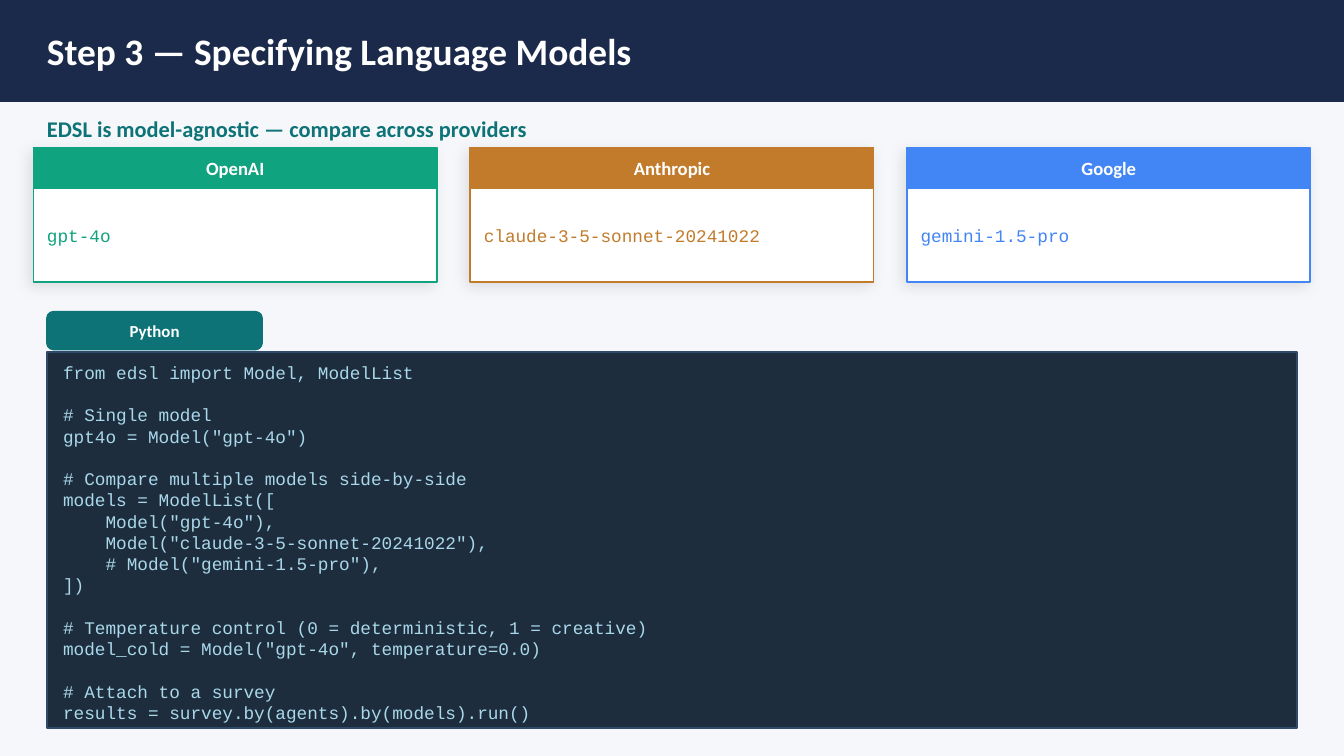
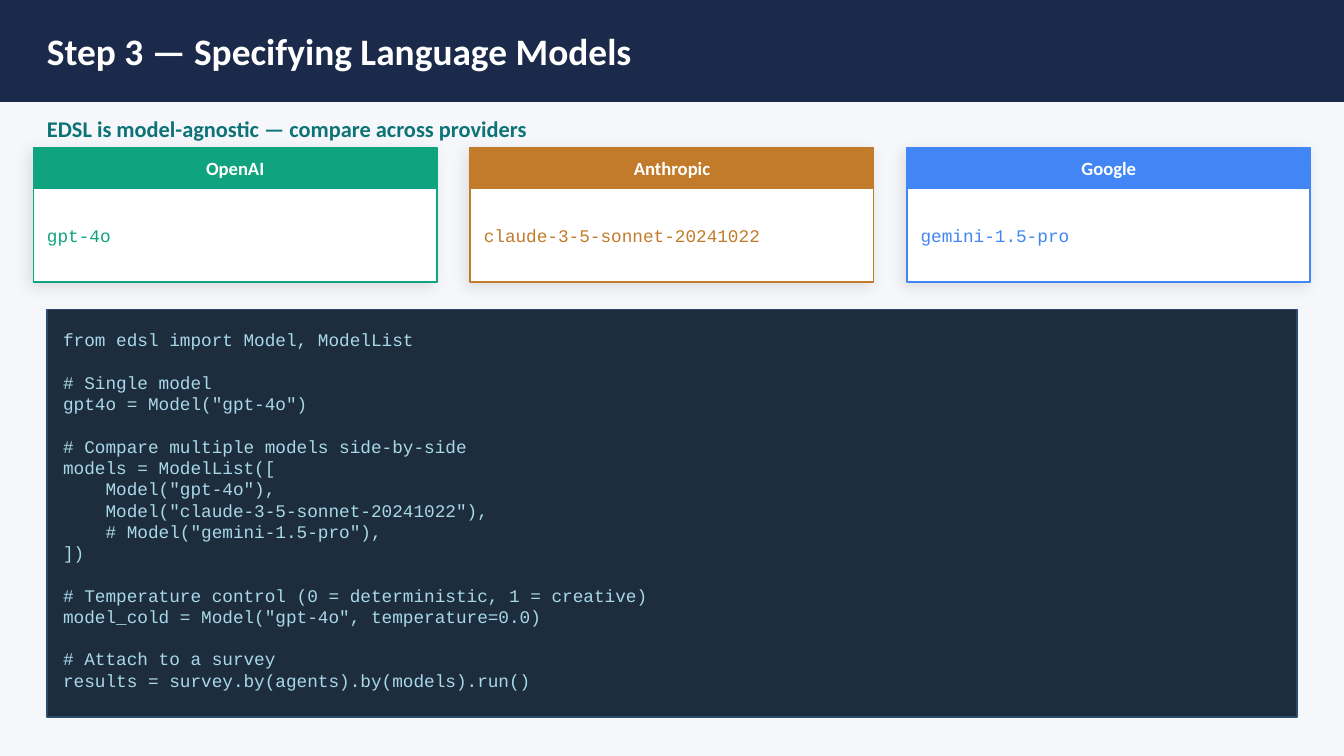
Before and after one commit to VeraMao/MACS30755_Digital-Experiments_EDSL_Workshop, a slide deck: slide 7 of edsl_workshop_slides.pptx. Drawn at 1344x756 pixels with LibreOffice and Linux fonts; fonts in the diff are those of the drawing. Boxes give left, top, right and bottom in pixels: in the first picture for what was removed or moved away, otherwise in the second. Text is boxed around its words. In the diff, an @@ line names an element or a change of style, - is before the commit and + after.

```diff
--- a/edsl_workshop_slides.pptx
+++ b/edsl_workshop_slides.pptx
@@ rectangle: place and size @@
-rectangle at (47,352,1297,728)
+rectangle at (47,309,1297,716)
@@ rounded rectangle removed at (47,312,262,349) @@
@@ text "from edsl import Model, ModelList": place and size @@
-text "from edsl import Model, ModelList" at (63,366,648,723)
+text "from edsl import Model, ModelList" at (63,334,648,691)
@@ text removed at (130,325,180,340) @@
-Python
```
Also in this commit, not shown: 9 other slides changed.
